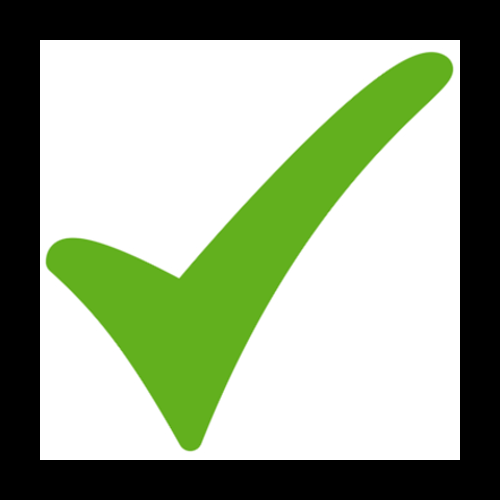
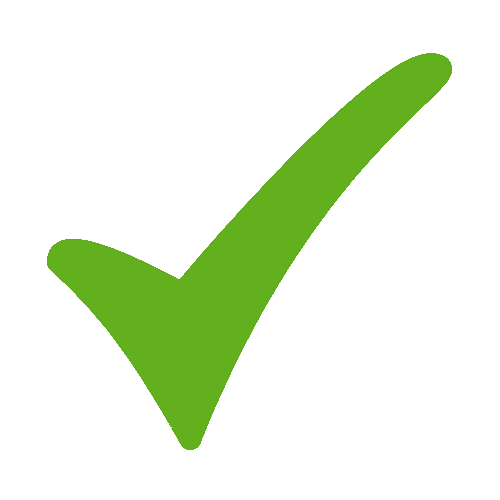
Before/after of a 500×500 layered artwork. What changed in the layer stack:
painted on "Pasted Layer" over [44, 51, 454, 453]
removed layer "Background" over [0, 0, 500, 500]
